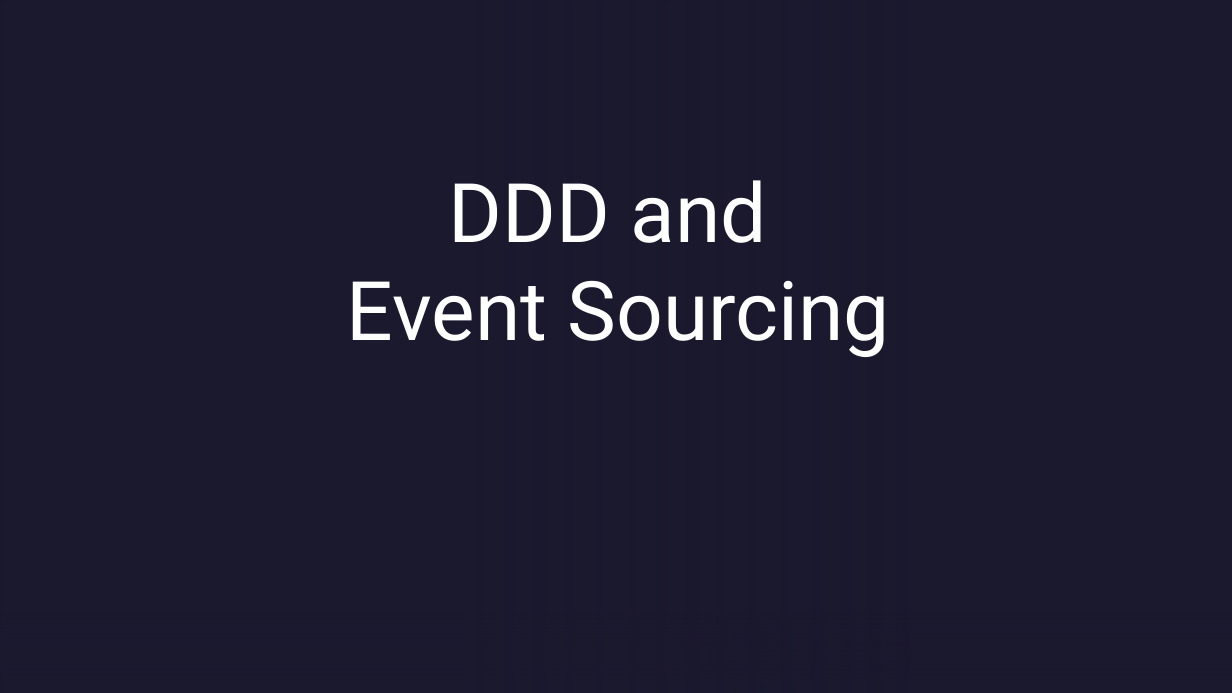
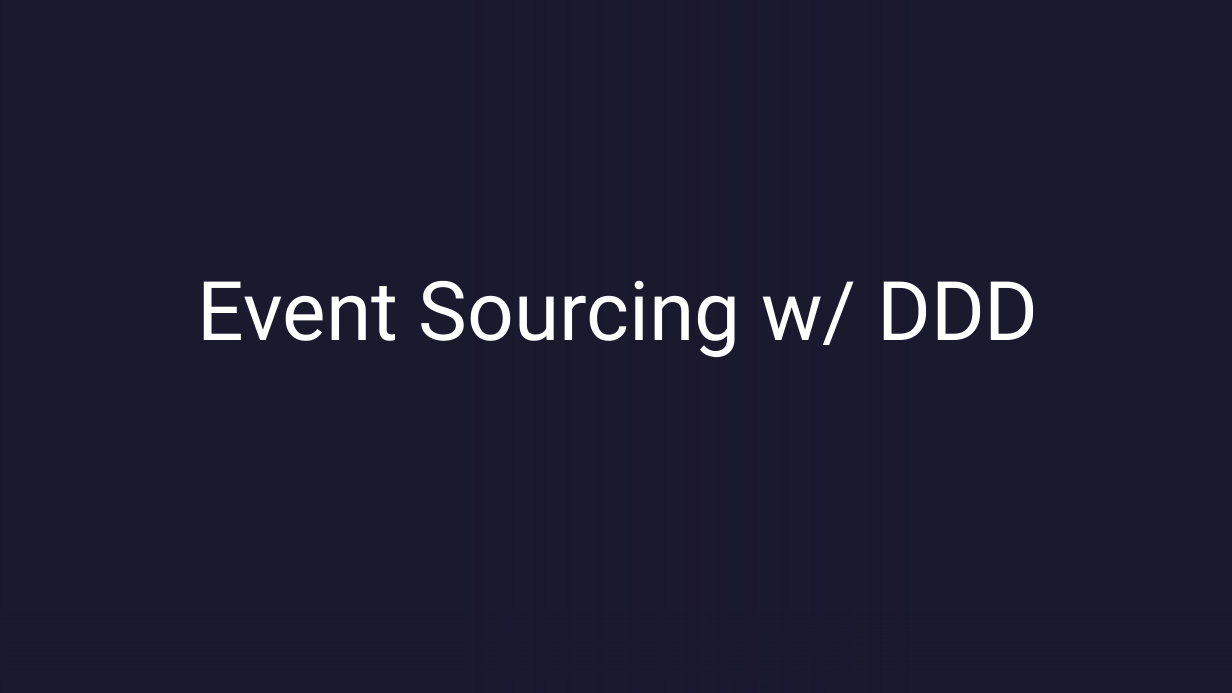
Before and after one commit to reyno120/event-sourcing-in-azure, a slide deck: slide 1 of DDD & Event Sourcing.pptx. Drawn at 1232x693 pixels with LibreOffice and Linux fonts; fonts in the diff are those of the drawing; background and template pictures are left out. Boxes give left, top, right and bottom in pixels: in the first picture for what was removed or moved away, otherwise in the second. Text is boxed around its words. In the diff, an @@ line names an element or a change of style, - is before the commit and + after.

```diff
--- a/DDD & Event Sourcing.pptx
+++ b/DDD & Event Sourcing.pptx
@@ title at <box>198,281,1039,357</box>: text changed @@
-DDD and
-Event Sourcing
+Event Sourcing w/ DDD
```
Also in this commit, not shown: 7 other slides changed, 5 slides added, 3 slides removed, 6 other files.
